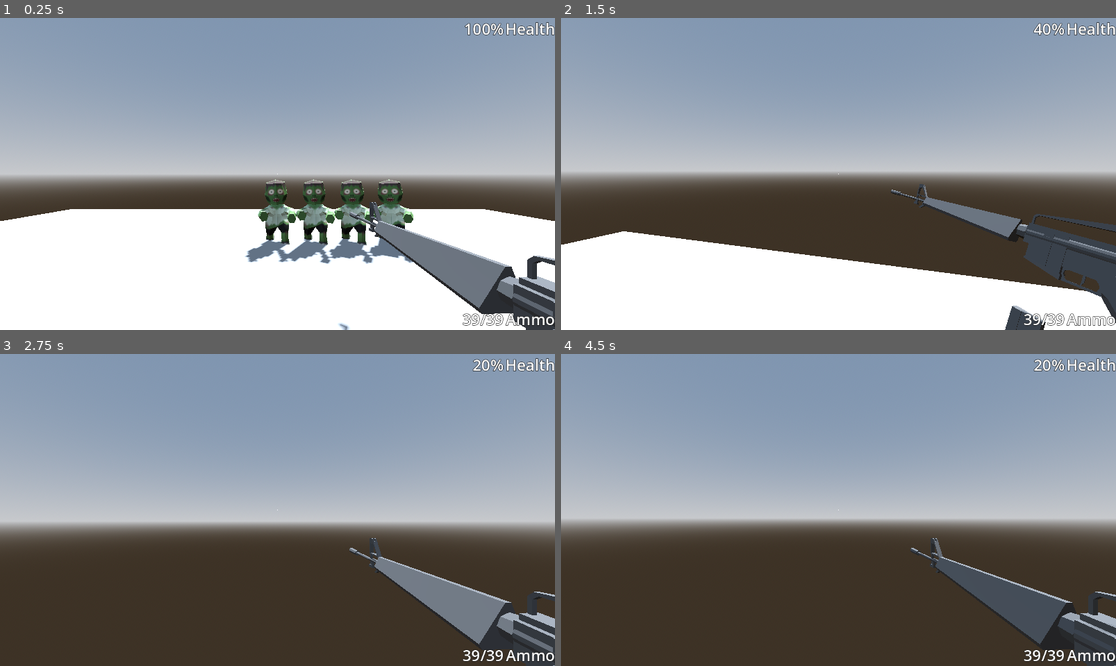
Above: before the commit, frames 1-4 (two rows, left to right).
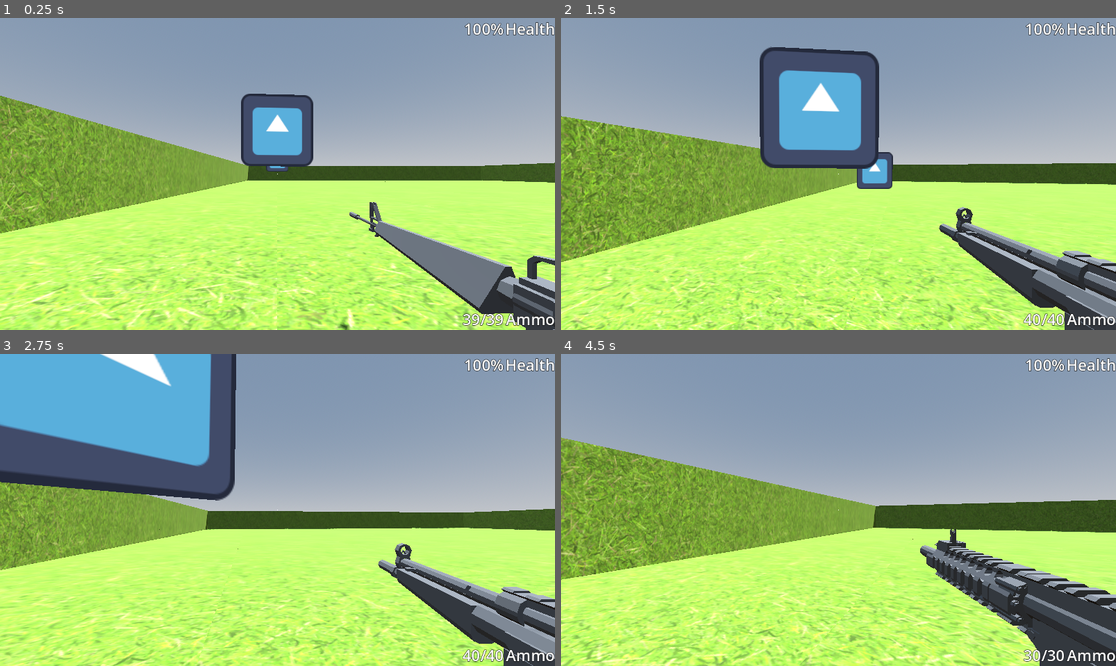
Above: after the commit, the same moments.

Repository: jevonsp/boomer-shooter
Game: Godot game, scene res://main/main.tscn
Two runs of this game, one before a commit and one after it. Both use one fixed random seed, a clock stepped at 60 frames per second and the inputs below. The engine's default icon, where the game draws it, is replaced by a stand-in: a white triangle on a blue panel in a dark square.
Inputs (mouse positions are in pixels of both pictures, inside the frame that each line leads up to):
- Up to frame 1 (0.25 s): no input
- Up to frame 2 (1.5 s): move the mouse to (866, 174) at 0.52 s; hold W from 0.53 s (still down); tap R at 0.6 s; click (866, 174) at 0.67 s; tap Space at 0.77 s; move the mouse to (810, 174) at 1.27 s; tap E at 1.35 s
- Up to frame 3 (2.75 s): keep holding W; tap Space at 1.52 s; move the mouse to (288, 503) at 2.02 s; tap Tab at 2.1 s
- Up to frame 4 (4.5 s): keep holding W; move the mouse to (832, 516) at 2.77 s; tap Shift at 2.85 s; click (832, 516) at 2.92 s; tap Space at 3.02, 3.77 s; move the mouse to (877, 513) at 3.52 s; tap Ctrl at 3.6 s; move the mouse to (794, 506) at 4.27 s; tap 1 at 4.35 s

The runs differ from the first frame. In frame 1, 56% of the frame differs, in the area x 0-100%, y 24-100%; in frame 2, 64%; in frame 3, 69%, in the area x 0-100%, y 0-100%; in frame 4, 55%.

Commit message:
.

Diff:
--- a/enemies/enemy.gd
+++ b/enemies/enemy.gd
@@ -1,6 +1,6 @@
 extends CharacterBody3D
 const BLOOD = preload("res://enemies/blood.tscn")
-const SPEED = 1.0
+@export var speed = 1.0
 @export var hitpoints: int = 5
 @export var damage: int = 1
 var gravity: float = ProjectSettings.get_setting("physics/3d/default_gravity")
@@ -40,8 +40,8 @@
 	var flat_target = Vector3(player_pos.x, global_position.y, player_pos.z)
 	var dir = (flat_target - global_position).normalized()
 
-	velocity.x = dir.x * SPEED
-	velocity.z = dir.z * SPEED
+	velocity.x = dir.x * speed
+	velocity.z = dir.z * speed
 
 	look_at(flat_target, Vector3.UP)
 
--- a/enemies/enemy.tscn
+++ b/enemies/enemy.tscn
@@ -1082,6 +1082,7 @@
 [node name="Enemy" type="CharacterBody3D"]
 collision_layer = 4
 script = ExtResource("1_fw1ev")
+speed = 2.0
 hitpoints = 25
 
 [node name="EnemyArea3D" type="Area3D" parent="." groups=["enemy"]]
--- /dev/null
+++ b/levels/floor_tile.tscn
@@ -0,0 +1,21 @@
+[gd_scene load_steps=5 format=3 uid="uid://c8ku71ht2vedc"]
+
+[ext_resource type="Texture2D" uid="uid://f34jlv3vetph" path="res://levels/Grass005_1K-PNG_Color.png" id="1_agv4n"]
+
+[sub_resource type="StandardMaterial3D" id="StandardMaterial3D_2vvn8"]
+albedo_texture = ExtResource("1_agv4n")
+
+[sub_resource type="BoxMesh" id="BoxMesh_2vvn8"]
+material = SubResource("StandardMaterial3D_2vvn8")
+size = Vector3(8, 0.1, 8)
+
+[sub_resource type="BoxShape3D" id="BoxShape3D_eus5j"]
+size = Vector3(8, 0.1, 8)
+
+[node name="FloorTile" type="MeshInstance3D"]
+mesh = SubResource("BoxMesh_2vvn8")
+
+[node name="Floor" type="StaticBody3D" parent="."]
+
+[node name="CollisionShape3D" type="CollisionShape3D" parent="Floor"]
+shape = SubResource("BoxShape3D_eus5j")
--- /dev/null
+++ b/levels/level_0.tscn
@@ -0,0 +1,278 @@
+[gd_scene load_steps=3 format=3 uid="uid://b6l6cs228lvbt"]
+
+[ext_resource type="PackedScene" uid="uid://c8ku71ht2vedc" path="res://levels/floor_tile.tscn" id="1_eus5j"]
+[ext_resource type="PackedScene" uid="uid://d1a6nk5b1l2t1" path="res://levels/wall.tscn" id="2_823pn"]
+
+[node name="Level0" type="Node3D"]
+
+[node name="Floors" type="Node3D" parent="."]
+
+[node name="FloorTile0" parent="Floors" instance=ExtResource("1_eus5j")]
+transform = Transform3D(1, 0, 0, 0, 1, 0, 0, 0, 1, -4, 0, 4)
+skeleton = NodePath("../..")
+
+[node name="FloorTile1" parent="Floors" instance=ExtResource("1_eus5j")]
+transform = Transform3D(1, 0, 0, 0, 1, 0, 0, 0, 1, 4, 0, 4)
+skeleton = NodePath("../..")
+
+[node name="FloorTile2" parent="Floors" instance=ExtResource("1_eus5j")]
+transform = Transform3D(1, 0, 0, 0, 1, 0, 0, 0, 1, -4, 0, -4)
+skeleton = NodePath("../..")
+
+[node name="FloorTile3" parent="Floors" instance=ExtResource("1_eus5j")]
+transform = Transform3D(1, 0, 0, 0, 1, 0, 0, 0, 1, 4, 0, -4)
+skeleton = NodePath("../..")
+
+[node name="FloorTile4" parent="Floors" instance=ExtResource("1_eus5j")]
+transform = Transform3D(1, 0, 0, 0, 1, 0, 0, 0, 1, 12, 0, 4)
+skeleton = NodePath("../..")
+
+[node name="FloorTile5" parent="Floors" instance=ExtResource("1_eus5j")]
+transform = Transform3D(1, 0, 0, 0, 1, 0, 0, 0, 1, 20, 0, 4)
+skeleton = NodePath("../..")
+
+[node name="FloorTile6" parent="Floors" instance=ExtResource("1_eus5j")]
+transform = Transform3D(1, 0, 0, 0, 1, 0, 0, 0, 1, 12, 0, -4)
+skeleton = NodePath("../..")
+
+[node name="FloorTile7" parent="Floors" instance=ExtResource("1_eus5j")]
+transform = Transform3D(1, 0, 0, 0, 1, 0, 0, 0, 1, 20, 0, -4)
+skeleton = NodePath("../..")
+
+[node name="FloorTile8" parent="Floors" instance=ExtResource("1_eus5j")]
+transform = Transform3D(1, 0, 0, 0, 1, 0, 0, 0, 1, -4, 0, -12)
+skeleton = NodePath("../..")
+
+[node name="FloorTile9" parent="Floors" instance=ExtResource("1_eus5j")]
+transform = Transform3D(1, 0, 0, 0, 1, 0, 0, 0, 1, 4, 0, -12)
+skeleton = NodePath("../..")
+
+[node name="FloorTile10" parent="Floors" instance=ExtResource("1_eus5j")]
+transform = Transform3D(1, 0, 0, 0, 1, 0, 0, 0, 1, -4, 0, -20)
+skeleton = NodePath("../..")
+
+[node name="FloorTile11" parent="Floors" instance=ExtResource("1_eus5j")]
+transform = Transform3D(1, 0, 0, 0, 1, 0, 0, 0, 1, 4, 0, -20)
+skeleton = NodePath("../..")
+
+[node name="FloorTile12" parent="Floors" instance=ExtResource("1_eus5j")]
+transform = Transform3D(1, 0, 0, 0, 1, 0, 0, 0, 1, 12, 0, -12)
+skeleton = NodePath("../..")
+
+[node name="FloorTile13" parent="Floors" instance=ExtResource("1_eus5j")]
+transform = Transform3D(1, 0, 0, 0, 1, 0, 0, 0, 1, 20, 0, -12)
+skeleton = NodePath("../..")
+
+[node name="FloorTile14" parent="Floors" instance=ExtResource("1_eus5j")]
+transform = Transform3D(1, 0, 0, 0, 1, 0, 0, 0, 1, 12, 0, -20)
+skeleton = NodePath("../..")
+
+[node name="FloorTile15" parent="Floors" instance=ExtResource("1_eus5j")]
+transform = Transform3D(1, 0, 0, 0, 1, 0, 0, 0, 1, 20, 0, -20)
+skeleton = NodePath("../..")
+
+[node name="FloorTile16" parent="Floors" instance=ExtResource("1_eus5j")]
+transform = Transform3D(1, 0, 0, 0, 1, 0, 0, 0, 1, 28, 0, 4)
+skeleton = NodePath("../..")
+
+[node name="FloorTile17" parent="Floors" instance=ExtResource("1_eus5j")]
+transform = Transform3D(1, 0, 0, 0, 1, 0, 0, 0, 1, 36, 0, 4)
+skeleton = NodePath("../..")
+
+[node name="FloorTile18" parent="Floors" instance=ExtResource("1_eus5j")]
+transform = Transform3D(1, 0, 0, 0, 1, 0, 0, 0, 1, 28, 0, -4)
+skeleton = NodePath("../..")
+
+[node name="FloorTile19" parent="Floors" instance=ExtResource("1_eus5j")]
+transform = Transform3D(1, 0, 0, 0, 1, 0, 0, 0, 1, 36, 0, -4)
+skeleton = NodePath("../..")
+
+[node name="FloorTile20" parent="Floors" instance=ExtResource("1_eus5j")]
+transform = Transform3D(1, 0, 0, 0, 1, 0, 0, 0, 1, 44, 0, 4)
+skeleton = NodePath("../..")
+
+[node name="FloorTile21" parent="Floors" instance=ExtResource("1_eus5j")]
+transform = Transform3D(1, 0, 0, 0, 1, 0, 0, 0, 1, 52, 0, 4)
+skeleton = NodePath("../..")
+
+[node name="FloorTile22" parent="Floors" instance=ExtResource("1_eus5j")]
+transform = Transform3D(1, 0, 0, 0, 1, 0, 0, 0, 1, 44, 0, -4)
+skeleton = NodePath("../..")
+
+[node name="FloorTile23" parent="Floors" instance=ExtResource("1_eus5j")]
+transform = Transform3D(1, 0, 0, 0, 1, 0, 0, 0, 1, 52, 0, -4)
+skeleton = NodePath("../..")
+
+[node name="FloorTile24" parent="Floors" instance=ExtResource("1_eus5j")]
+transform = Transform3D(1, 0, 0, 0, 1, 0, 0, 0, 1, 28, 0, -12)
+skeleton = NodePath("../..")
+
+[node name="FloorTile25" parent="Floors" instance=ExtResource("1_eus5j")]
+transform = Transform3D(1, 0, 0, 0, 1, 0, 0, 0, 1, 36, 0, -12)
+skeleton = NodePath("../..")
+
+[node name="FloorTile26" parent="Floors" instance=ExtResource("1_eus5j")]
+transform = Transform3D(1, 0, 0, 0, 1, 0, 0, 0, 1, 28, 0, -20)
+skeleton = NodePath("../..")
+
+[node name="FloorTile27" parent="Floors" instance=ExtResource("1_eus5j")]
+transform = Transform3D(1, 0, 0, 0, 1, 0, 0, 0, 1, 36, 0, -20)
+skeleton = NodePath("../..")
+
+[node name="FloorTile28" parent="Floors" instance=ExtResource("1_eus5j")]
+transform = Transform3D(1, 0, 0, 0, 1, 0, 0, 0, 1, 44, 0, -12)
+skeleton = NodePath("../..")
+
+[node name="FloorTile29" parent="Floors" instance=ExtResource("1_eus5j")]
+transform = Transform3D(1, 0, 0, 0, 1, 0, 0, 0, 1, 52, 0, -12)
+skeleton = NodePath("../..")
+
+[node name="FloorTile30" parent="Floors" instance=ExtResource("1_eus5j")]
+transform = Transform3D(1, 0, 0, 0, 1, 0, 0, 0, 1, 44, 0, -20)
+skeleton = NodePath("../..")
+
+[node name="FloorTile31" parent="Floors" instance=ExtResource("1_eus5j")]
+transform = Transform3D(1, 0, 0, 0, 1, 0, 0, 0, 1, 52, 0, -20)
+skeleton = NodePath("../..")
+
+[node name="FloorTile32" parent="Floors" instance=ExtResource("1_eus5j")]
+transform = Transform3D(1, 0, 0, 0, 1, 0, 0, 0, 1, -4, 0, -28)
+skeleton = NodePath("../..")
+
+[node name="FloorTile33" parent="Floors" instance=ExtResource("1_eus5j")]
+transform = Transform3D(1, 0, 0, 0, 1, 0, 0, 0, 1, 4, 0, -28)
+skeleton = NodePath("../..")
+
+[node name="FloorTile34" parent="Floors" instance=ExtResource("1_eus5j")]
+transform = Transform3D(1, 0, 0, 0, 1, 0, 0, 0, 1, -4, 0, -36)
+skeleton = NodePath("../..")
+
+[node name="FloorTile35" parent="Floors" instance=ExtResource("1_eus5j")]
+transform = Transform3D(1, 0, 0, 0, 1, 0, 0, 0, 1, 4, 0, -36)
+skeleton = NodePath("../..")
+
+[node name="FloorTile36" parent="Floors" instance=ExtResource("1_eus5j")]
+transform = Transform3D(1, 0, 0, 0, 1, 0, 0, 0, 1, 12, 0, -28)
+skeleton = NodePath("../..")
+
+[node name="FloorTile37" parent="Floors" instance=ExtResource("1_eus5j")]
+transform = Transform3D(1, 0, 0, 0, 1, 0, 0, 0, 1, 20, 0, -28)
+skeleton = NodePath("../..")
+
+[node name="FloorTile38" parent="Floors" instance=ExtResource("1_eus5j")]
+transform = Transform3D(1, 0, 0, 0, 1, 0, 0, 0, 1, 12, 0, -36)
+skeleton = NodePath("../..")
+
+[node name="FloorTile39" parent="Floors" instance=ExtResource("1_eus5j")]
+transform = Transform3D(1, 0, 0, 0, 1, 0, 0, 0, 1, 20, 0, -36)
+skeleton = NodePath("../..")
+
+[node name="FloorTile40" parent="Floors" instance=ExtResource("1_eus5j")]
+transform = Transform3D(1, 0, 0, 0, 1, 0, 0, 0, 1, -4, 0, -44)
+skeleton = NodePath("../..")
+
+[node name="FloorTile41" parent="Floors" instance=ExtResource("1_eus5j")]
+transform = Transform3D(1, 0, 0, 0, 1, 0, 0, 0, 1, 4, 0, -44)
+skeleton = NodePath("../..")
+
+[node name="FloorTile42" parent="Floors" instance=ExtResource("1_eus5j")]
+transform = Transform3D(1, 0, 0, 0, 1, 0, 0, 0, 1, -4, 0, -52)
+skeleton = NodePath("../..")
+
+[node name="FloorTile43" parent="Floors" instance=ExtResource("1_eus5j")]
+transform = Transform3D(1, 0, 0, 0, 1, 0, 0, 0, 1, 4, 0, -52)
+skeleton = NodePath("../..")
+
+[node name="FloorTile44" parent="Floors" instance=ExtResource("1_eus5j")]
+transform = Transform3D(1, 0, 0, 0, 1, 0, 0, 0, 1, 12, 0, -44)
+skeleton = NodePath("../..")
+
+[node name="FloorTile45" parent="Floors" instance=ExtResource("1_eus5j")]
+transform = Transform3D(1, 0, 0, 0, 1, 0, 0, 0, 1, 20, 0, -44)
+skeleton = NodePath("../..")
+
+[node name="FloorTile46" parent="Floors" instance=ExtResource("1_eus5j")]
+transform = Transform3D(1, 0, 0, 0, 1, 0, 0, 0, 1, 12, 0, -52)
+skeleton = NodePath("../..")
+
+[node name="FloorTile47" parent="Floors" instance=ExtResource("1_eus5j")]
+transform = Transform3D(1, 0, 0, 0, 1, 0, 0, 0, 1, 20, 0, -52)
+skeleton = NodePath("../..")
+
+[node name="FloorTile48" parent="Floors" instance=ExtResource("1_eus5j")]
+transform = Transform3D(1, 0, 0, 0, 1, 0, 0, 0, 1, 28, 0, -28)
+skeleton = NodePath("../..")
+
+[node name="FloorTile49" parent="Floors" instance=ExtResource("1_eus5j")]
+transform = Transform3D(1, 0, 0, 0, 1, 0, 0, 0, 1, 36, 0, -28)
+skeleton = NodePath("../..")
+
+[node name="FloorTile50" parent="Floors" instance=ExtResource("1_eus5j")]
+transform = Transform3D(1, 0, 0, 0, 1, 0, 0, 0, 1, 28, 0, -36)
+skeleton = NodePath("../..")
+
+[node name="FloorTile51" parent="Floors" instance=ExtResource("1_eus5j")]
+transform = Transform3D(1, 0, 0, 0, 1, 0, 0, 0, 1, 36, 0, -36)
+skeleton = NodePath("../..")
+
+[node name="FloorTile52" parent="Floors" instance=ExtResource("1_eus5j")]
+transform = Transform3D(1, 0, 0, 0, 1, 0, 0, 0, 1, 44, 0, -28)
+skeleton = NodePath("../..")
+
+[node name="FloorTile53" parent="Floors" instance=ExtResource("1_eus5j")]
+transform = Transform3D(1, 0, 0, 0, 1, 0, 0, 0, 1, 52, 0, -28)
+skeleton = NodePath("../..")
+
+[node name="FloorTile54" parent="Floors" instance=ExtResource("1_eus5j")]
+transform = Transform3D(1, 0, 0, 0, 1, 0, 0, 0, 1, 44, 0, -36)
+skeleton = NodePath("../..")
+
+[node name="FloorTile55" parent="Floors" instance=ExtResource("1_eus5j")]
+transform = Transform3D(1, 0, 0, 0, 1, 0, 0, 0, 1, 52, 0, -36)
+skeleton = NodePath("../..")
+
+[node name="FloorTile56" parent="Floors" instance=ExtResource("1_eus5j")]
+transform = Transform3D(1, 0, 0, 0, 1, 0, 0, 0, 1, 28, 0, -44)
+skeleton = NodePath("../..")
+
+[node name="FloorTile57" parent="Floors" instance=ExtResource("1_eus5j")]
+transform = Transform3D(1, 0, 0, 0, 1, 0, 0, 0, 1, 36, 0, -44)
+skeleton = NodePath("../..")
+
+[node name="FloorTile58" parent="Floors" instance=ExtResource("1_eus5j")]
+transform = Transform3D(1, 0, 0, 0, 1, 0, 0, 0, 1, 28, 0, -52)
+skeleton = NodePath("../..")
+
+[node name="FloorTile59" parent="Floors" instance=ExtResource("1_eus5j")]
+transform = Transform3D(1, 0, 0, 0, 1, 0, 0, 0, 1, 36, 0, -52)
+skeleton = NodePath("../..")
+
+[node name="FloorTile60" parent="Floors" instance=ExtResource("1_eus5j")]
+transform = Transform3D(1, 0, 0, 0, 1, 0, 0, 0, 1, 44, 0, -44)
+skeleton = NodePath("../..")
+
+[node name="FloorTile61" parent="Floors" instance=ExtResource("1_eus5j")]
+transform = Transform3D(1, 0, 0, 0, 1, 0, 0, 0, 1, 52, 0, -44)
+skeleton = NodePath("../..")
+
+[node name="FloorTile62" parent="Floors" instance=ExtResource("1_eus5j")]
+transform = Transform3D(1, 0, 0, 0, 1, 0, 0, 0, 1, 44, 0, -52)
+skeleton = NodePath("../..")
+
+[node name="FloorTile63" parent="Floors" instance=ExtResource("1_eus5j")]
+transform = Transform3D(1, 0, 0, 0, 1, 0, 0, 0, 1, 52, 0, -52)
+skeleton = NodePath("../..")
+
+[node name="Walls" type="Node3D" parent="."]
+
+[node name="Wall" parent="Walls" instance=ExtResource("2_823pn")]
+transform = Transform3D(1, 0, 0, 0, 1, 0, 0, 0, 1, -8, 0, -24.226452)
+
+[node name="Wall2" parent="Walls" instance=ExtResource("2_823pn")]
+transform = Transform3D(1, 0, 0, 0, 1, 0, 0, 0, 1, 56, 0, -24.085403)
+
+[node name="Wall3" parent="Walls" instance=ExtResource("2_823pn")]
+transform = Transform3D(-4.371139e-08, 0, 1, 0, 1, 0, -1, 0, -4.371139e-08, 23.753319, 0, 8)
+
+[node name="Wall4" parent="Walls" instance=ExtResource("2_823pn")]
+transform = Transform3D(-4.371139e-08, 0, 1, 0, 1, 0, -1, 0, -4.371139e-08, 23.913914, 0, -56)
--- /dev/null
+++ b/levels/spawner.gd
@@ -0,0 +1,20 @@
+extends Node3D
+
+@export var monster: PackedScene
+@export var spawn_time: float = 1.0
+var timer: float = 0.0
+@onready var manager: Node = get_parent().get_parent().get_parent()
+func _ready() -> void:
+	spawn(monster)
+
+func _process(delta: float) -> void:
+	timer += delta
+	if timer >= spawn_time:
+		if monster:
+			spawn(monster)
+		timer = 0.0
+
+func spawn(m: PackedScene):
+	var new_monster: Node3D = m.instantiate()
+	manager.add_child(new_monster)
+	new_monster.global_position = global_position
--- /dev/null
+++ b/levels/spawner.tscn
@@ -0,0 +1,8 @@
+[gd_scene load_steps=3 format=3 uid="uid://dyl30tnqh5j6v"]
+
+[ext_resource type="Script" uid="uid://ce4clfnpcleuc" path="res://levels/spawner.gd" id="1_fh533"]
+[ext_resource type="PackedScene" uid="uid://cw6w3voc584ml" path="res://enemies/enemy.tscn" id="2_fh533"]
+
+[node name="Spawner" type="Node3D"]
+script = ExtResource("1_fh533")
+monster = ExtResource("2_fh533")
--- /dev/null
+++ b/levels/wall.tscn
@@ -0,0 +1,37 @@
+[gd_scene load_steps=2 format=3 uid="uid://d1a6nk5b1l2t1"]
+
+[ext_resource type="PackedScene" uid="uid://c8ku71ht2vedc" path="res://levels/floor_tile.tscn" id="1_wxk2p"]
+
+[node name="Wall" type="Node3D"]
+
+[node name="FloorTile8" parent="." instance=ExtResource("1_wxk2p")]
+transform = Transform3D(4.371139e-08, 1, -8.742278e-08, 1, -4.371139e-08, 0, -3.821371e-15, -8.742278e-08, -1, 0, 0, -27.836128)
+skeleton = NodePath("../../..")
+
+[node name="FloorTile9" parent="." instance=ExtResource("1_wxk2p")]
+transform = Transform3D(4.371139e-08, 1, -8.742278e-08, 1, -4.371139e-08, 0, -3.821371e-15, -8.742278e-08, -1, 0, 0, -19.836128)
+skeleton = NodePath("../../..")
+
+[node name="FloorTile10" parent="." instance=ExtResource("1_wxk2p")]
+transform = Transform3D(4.371139e-08, 1, -8.742278e-08, 1, -4.371139e-08, 0, -3.821371e-15, -8.742278e-08, -1, 0, 0, -11.836128)
+skeleton = NodePath("../../..")
+
+[node name="FloorTile11" parent="." instance=ExtResource("1_wxk2p")]
+transform = Transform3D(4.371139e-08, 1, -8.742278e-08, 1, -4.371139e-08, 0, -3.821371e-15, -8.742278e-08, -1, 0, 0, -3.8361263)
+skeleton = NodePath("../../..")
+
+[node name="FloorTile12" parent="." instance=ExtResource("1_wxk2p")]
+transform = Transform3D(4.371139e-08, 1, -8.742278e-08, 1, -4.371139e-08, 0, -3.821371e-15, -8.742278e-08, -1, 0, 0, 4.1638737)
+skeleton = NodePath("../../..")
+
+[node name="FloorTile13" parent="." instance=ExtResource("1_wxk2p")]
+transform = Transform3D(4.371139e-08, 1, -8.742278e-08, 1, -4.371139e-08, 0, -3.821371e-15, -8.742278e-08, -1, 0, 0, 12.163874)
+skeleton = NodePath("../../..")
+
+[node name="FloorTile14" parent="." instance=ExtResource("1_wxk2p")]
+transform = Transform3D(4.371139e-08, 1, -8.742278e-08, 1, -4.371139e-08, 0, -3.821371e-15, -8.742278e-08, -1, 0, 0, 20.163874)
+skeleton = NodePath("../../..")
+
+[node name="FloorTile15" parent="." instance=ExtResource("1_wxk2p")]
+transform = Transform3D(4.371139e-08, 1, -8.742278e-08, 1, -4.371139e-08, 0, -3.821371e-15, -8.742278e-08, -1, 0, 0, 28.163874)
+skeleton = NodePath("../../..")
--- a/main/main.tscn
+++ b/main/main.tscn
@@ -1,8 +1,16 @@
-[gd_scene load_steps=7 format=3 uid="uid://ccm6v0lbtkr0p"]
+[gd_scene load_steps=15 format=3 uid="uid://ccm6v0lbtkr0p"]
 
 [ext_resource type="PackedScene" uid="uid://dnyec73hvubwn" path="res://player/player.tscn" id="1_53q0u"]
 [ext_resource type="Script" uid="uid://cf47jb4ar4xaj" path="res://main/main.gd" id="1_xwkvk"]
-[ext_resource type="PackedScene" uid="uid://ui18rp0mk16a" path="res://main/test_scene.tscn" id="3_xwkvk"]
+[ext_resource type="PackedScene" uid="uid://b6l6cs228lvbt" path="res://levels/level_0.tscn" id="3_xwkvk"]
+[ext_resource type="PackedScene" uid="uid://dyl30tnqh5j6v" path="res://levels/spawner.tscn" id="4_c651c"]
+[ext_resource type="Script" uid="uid://c7ld6gu5fi1ra" path="res://main/spawner_manager.gd" id="5_kfbq2"]
+[ext_resource type="PackedScene" uid="uid://cs1wpxls2og2b" path="res://main/path.tscn" id="6_4dugh"]
+[ext_resource type="PackedScene" uid="uid://cgyv8i8ecq0i6" path="res://weapons/pickups/pickup.tscn" id="7_bsumw"]
+[ext_resource type="PackedScene" uid="uid://c3lfum44dt2vf" path="res://weapons/weapons/M4A1.tscn" id="8_fwcvl"]
+[ext_resource type="Texture2D" uid="uid://bdrkc6m8wike2" path="res://icon.svg" id="9_na0o7"]
+[ext_resource type="PackedScene" uid="uid://cptde1sxjuv1r" path="res://weapons/weapons/MP5.tscn" id="10_73k8k"]
+[ext_resource type="PackedScene" uid="uid://bsj8r2xcyf88w" path="res://weapons/weapons/M16.tscn" id="11_5xyti"]
 
 [sub_resource type="ProceduralSkyMaterial" id="ProceduralSkyMaterial_xwkvk"]
 
@@ -27,4 +35,24 @@
 [node name="Player" parent="." instance=ExtResource("1_53q0u")]
 transform = Transform3D(1, 0, 0, 0, 1, 0, 0, 0, 1, 0, 0.111600876, 0)
 
-[node name="TestScene" parent="." instance=ExtResource("3_xwkvk")]
+[node name="Level0" parent="." instance=ExtResource("3_xwkvk")]
+
+[node name="SpawnerManager" type="Node" parent="."]
+script = ExtResource("5_kfbq2")
+spawner = ExtResource("4_c651c")
+path = ExtResource("6_4dugh")
+
+[node name="Pickup" parent="." instance=ExtResource("7_bsumw")]
+transform = Transform3D(1, 0, 0, 0, 1, 0, 0, 0, 1, 0, 2.5292091, -11.717036)
+scene = ExtResource("8_fwcvl")
+texture = ExtResource("9_na0o7")
+
+[node name="Pickup2" parent="." instance=ExtResource("7_bsumw")]
+transform = Transform3D(1, 0, 0, 0, 1, 0, 0, 0, 1, 0, 2.5292091, -3.659768)
+scene = ExtResource("10_73k8k")
+texture = ExtResource("9_na0o7")
+
+[node name="Pickup3" parent="." instance=ExtResource("7_bsumw")]
+transform = Transform3D(1, 0, 0, 0, 1, 0, 0, 0, 1, 0, 3.187716, -6.626178)
+scene = ExtResource("11_5xyti")
+texture = ExtResource("9_na0o7")
--- /dev/null
+++ b/main/path.gd
@@ -0,0 +1,2 @@
+extends Path3D
+@onready var path_follow_3d: PathFollow3D = $PathFollow3D
--- /dev/null
+++ b/main/path.tscn
@@ -0,0 +1,17 @@
+[gd_scene load_steps=3 format=3 uid="uid://cs1wpxls2og2b"]
+
+[ext_resource type="Script" uid="uid://c4a0r0bkovry3" path="res://main/path.gd" id="1_qu16e"]
+
+[sub_resource type="Curve3D" id="Curve3D_c651c"]
+_data = {
+"points": PackedVector3Array(0, 0, 0, 0, 0, 0, 2.2455435, -3.654728, -3.3296223, 0, 0, 0, 0, 0, 0, 2.7979088, -2.2513008, -60.76581, 0, 0, 0, 0, 0, 0, 64.22322, -3.2664013, -63.54192, 0, 0, 0, 0, 0, 0, 63.950294, -2.7505264, -3.2113209, 0, 0, 0, 0, 0, 0, 2.6815796, -3.0559587, -2.0702887),
+"tilts": PackedFloat32Array(0, 0, 0, 0, 0)
+}
+point_count = 5
+
+[node name="Path3D" type="Path3D"]
+curve = SubResource("Curve3D_c651c")
+script = ExtResource("1_qu16e")
+
+[node name="PathFollow3D" type="PathFollow3D" parent="."]
+transform = Transform3D(0.9999121, -0.00023487995, -0.009613332, 0, 0.99963367, -0.024425162, 0.009616182, 0.02442334, 0.9996157, 2.2455435, -3.654728, -3.3296223)
--- /dev/null
+++ b/main/spawner_manager.gd
@@ -0,0 +1,22 @@
+extends Node
+@export var spawner: PackedScene
+@export var path: PackedScene
+var spawn_path_pairs: Dictionary = {}
+
+func _ready() -> void:
+	create_spawner_path_pair(spawner, path)
+
+func _process(delta: float) -> void:
+	for p: Path3D in spawn_path_pairs:
+		p.path_follow_3d.progress_ratio = (
+			p.path_follow_3d.progress_ratio + (delta / 100.0))
+		print(p.path_follow_3d.progress_ratio)
+
+func create_spawner_path_pair(s, p):
+	var new_path: Path3D = p.instantiate()
+	add_child(new_path)
+	new_path.global_position = Vector3(-8.5, 4.5, 8)
+	new_path.path_follow_3d.progress = randf()
+	var new_spawner = s.instantiate()
+	new_path.path_follow_3d.add_child(new_spawner)
+	spawn_path_pairs[new_path] = new_spawner
--- a/weapons/pickups/pickup.tscn
+++ b/weapons/pickups/pickup.tscn
@@ -1,8 +1,7 @@
-[gd_scene load_steps=5 format=3 uid="uid://cgyv8i8ecq0i6"]
+[gd_scene load_steps=4 format=3 uid="uid://cgyv8i8ecq0i6"]
 
 [ext_resource type="Script" uid="uid://v7wnahp17mgf" path="res://weapons/pickups/pickup.gd" id="1_4qfc4"]
 [ext_resource type="Texture2D" uid="uid://bdrkc6m8wike2" path="res://icon.svg" id="1_lmrtj"]
-[ext_resource type="PackedScene" uid="uid://c3lfum44dt2vf" path="res://weapons/weapons/M4A1.tscn" id="2_jols2"]
 
 [sub_resource type="SphereShape3D" id="SphereShape3D_4qfc4"]
 radius = 1.0
@@ -10,7 +9,6 @@
 [node name="Pickup" type="StaticBody3D"]
 collision_layer = 0
 script = ExtResource("1_4qfc4")
-scene = ExtResource("2_jols2")
 
 [node name="CollisionShape3D" type="CollisionShape3D" parent="."]
 shape = SubResource("SphereShape3D_4qfc4")
--- a/weapons/weapons/M16.tscn
+++ b/weapons/weapons/M16.tscn
@@ -826,6 +826,7 @@
 is_automatic = true
 is_burst = true
 shot_time = 0.35
+piercing_factor = 1
 
 [node name="Model" type="Node3D" parent="."]
 transform = Transform3D(0.9988534, 0, 0.047873527, 0, 1, 0, -0.047873527, 0, 0.9988534, 0.34936035, -0.079116225, -0.0010352731)
@@ -869,7 +870,7 @@
 skeleton = NodePath("")
 
 [node name="Cube_006" type="MeshInstance3D" parent="Model/M16"]
-transform = Transform3D(100, -1.629207e-05, -7.12149e-13, 0, -4.371139e-06, 100, -1.629207e-05, -100, -4.371139e-06, 0, -2.7640676, 0)
+transform = Transform3D(100, -1.6292068e-05, -7.12149e-13, 0, -4.3711384e-06, 100, -1.629207e-05, -99.99999, -4.371139e-06, 0, -2.7640676, 0)
 mesh = SubResource("ArrayMesh_ljd7s")
 skeleton = NodePath("")
 
Binary file added: levels/Grass005_1K-PNG_Color.png
Not shown, added: levels/Grass005_1K-PNG_Color.png.import
Not shown, added: levels/spawner.gd.uid
Not shown, added: main/path.gd.uid
Not shown, added: main/spawner_manager.gd.uid
